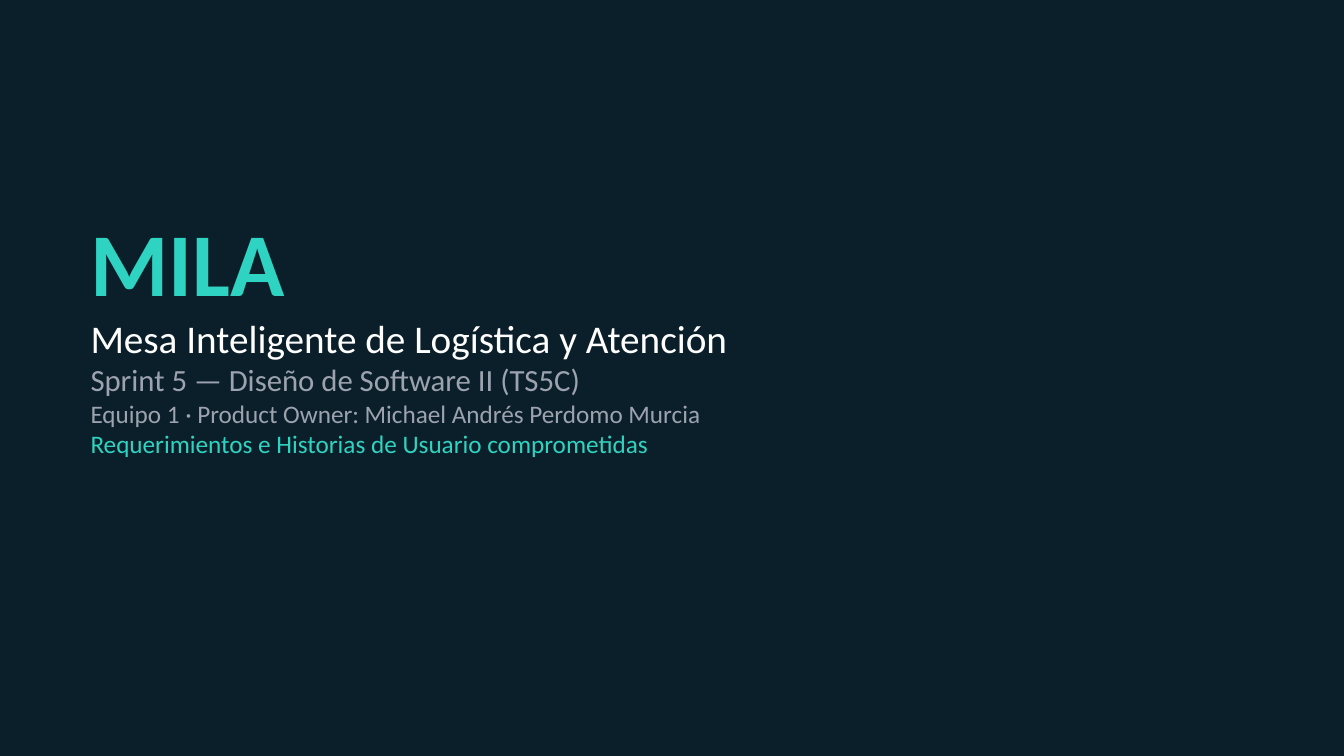
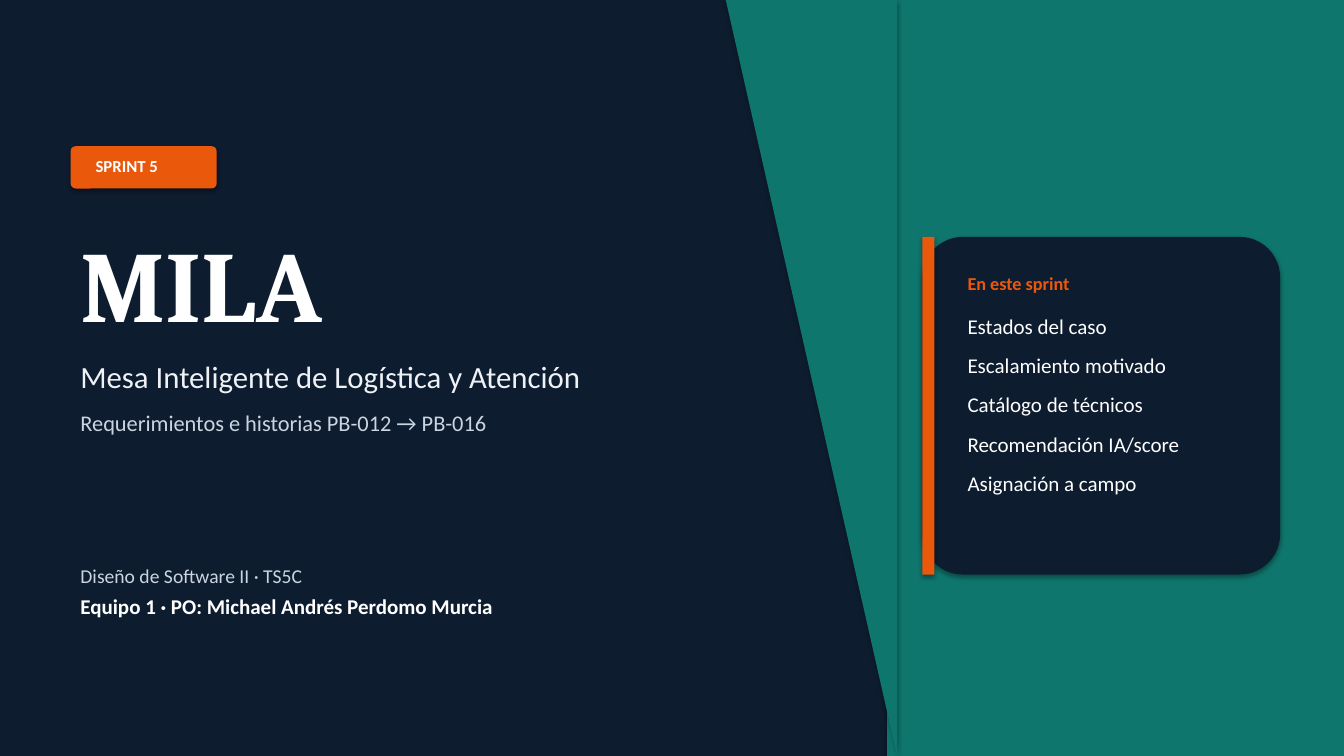
Before and after one commit to Mikey-6969/Simulador-de-Emergencias, a slide deck: slide 1 of docs/entrega-sprint5/MILA_Sprint5_Requerimientos_HU.pptx. Drawn at 1344x756 pixels with LibreOffice and Linux fonts; fonts in the diff are those of the drawing. Boxes give left, top, right and bottom in pixels: in the first picture for what was removed or moved away, otherwise in the second. Text is boxed around its words. In the diff, an @@ line names an element or a change of style, - is before the commit and + after.

```diff
--- a/docs/entrega-sprint5/MILA_Sprint5_Requerimientos_HU.pptx
+++ b/docs/entrega-sprint5/MILA_Sprint5_Requerimientos_HU.pptx
@@ rectangle at (x1=0, y1=0, x2=1344, y2=756): fill #0B1F2A to #0E1C2F @@
@@ right triangle added at (x1=726, y1=0, x2=897, y2=756), fill #0F766E @@
@@ rectangle added at (x1=887, y1=0, x2=1344, y2=756), fill #0F766E @@
@@ rounded rectangle added at (x1=71, y1=146, x2=217, y2=189), fill #EA580C @@
@@ text added at (x1=96, y1=161, x2=157, y2=172), 12 pt, text #FFFFFF, bold @@
+SPRINT 5
@@ text removed at (x1=91, y1=238, x2=727, y2=457) @@
-MILA
-Mesa Inteligente de Logística y Atención
-Sprint 5 — Diseño de Software II (TS5C)
-Equipo 1 · Product Owner: Michael Andrés Perdomo Murcia
-Requerimientos e Historias de Usuario comprometidas
@@ rounded rectangle added at (x1=923, y1=237, x2=1280, y2=575), fill #0E1C2F @@
@@ rectangle added at (x1=923, y1=237, x2=935, y2=575), fill #EA580C @@
@@ text added at (x1=80, y1=254, x2=322, y2=322), 72 pt, text #FFFFFF, bold @@
+MILA
@@ text added at (x1=968, y1=277, x2=1179, y2=495), 15 pt, text #FFFFFF @@
+En este sprint
+Estados del caso
+Escalamiento motivado
+Catálogo de técnicos
+Recomendación IA/score
+Asignación a campo
@@ text added at (x1=80, y1=366, x2=580, y2=435), 16 pt, text #CBD5E1 @@
+Mesa Inteligente de Logística y Atención
+Requerimientos e historias PB-012 → PB-016
@@ text added at (x1=80, y1=569, x2=492, y2=618), 15 pt, text #FFFFFF, bold @@
+Diseño de Software II · TS5C
+Equipo 1 · PO: Michael Andrés Perdomo Murcia
```
Also in this commit, not shown: 1 other slide changed, 10 slides added, 8 slides removed, 4 other files.
